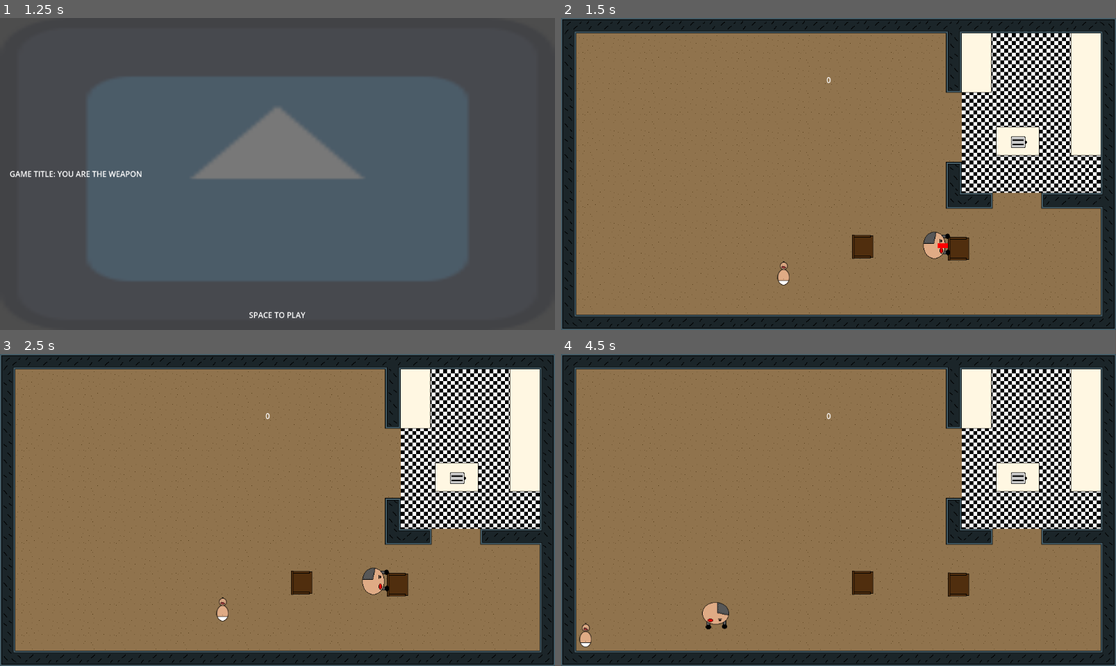
Above: before the commit, frames 1-4 (two rows, left to right).
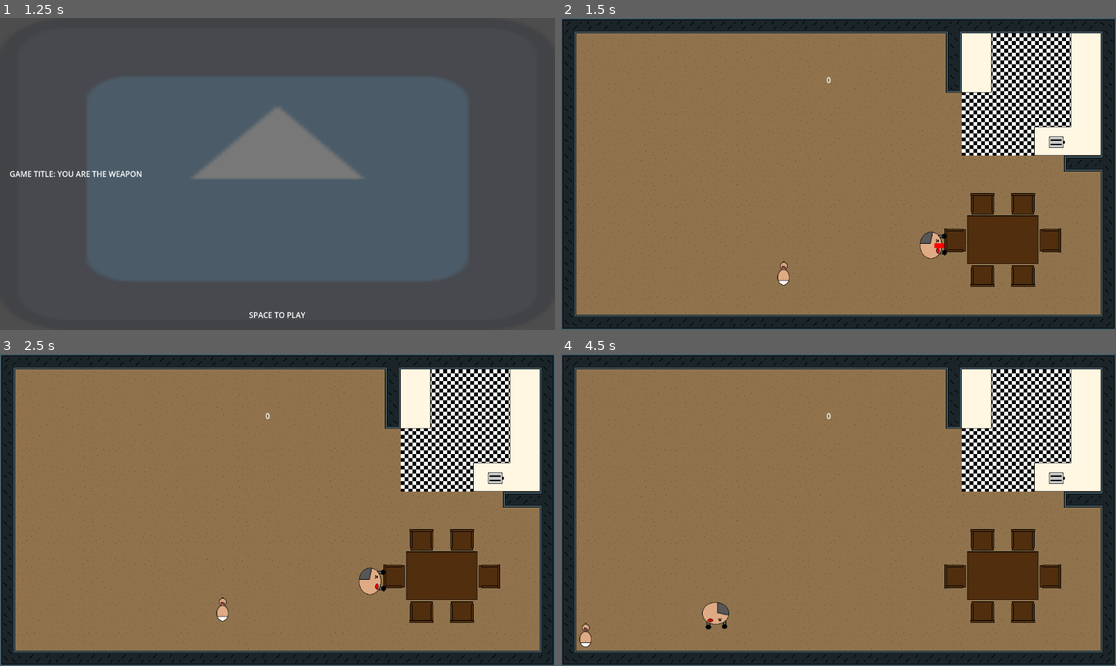
Above: after the commit, the same moments.

Repository: discoaaron/gamejam
Game: Godot game, scene res://scenes/menu/menu.tscn
The game is run twice, just before and just after one commit, with the same random seed, the same clock (stepped at 60 frames per second) and the same inputs. The engine's default icon, where the game draws it, is replaced by a stand-in: a white triangle on a blue panel in a dark square.
Inputs:
- Up to frame 1 (1.25 s): tap Enter at 0.5 s; tap A (a) at 0.6 s; tap D (d) at 0.8 s
- Up to frame 2 (1.5 s): tap Space (space) at 1.25 s; tap D (d) at 1.35 s
- Up to frame 3 (2.5 s): tap E (e) at 1.55, 2.1 s; tap Enter at 2 s; tap Q (q) at 2.3 s
- Up to frame 4 (4.5 s): tap Space (space) at 2.75, 4.25 s; tap Q (q) at 2.85 s; tap S (s) at 3.05, 3.6 s; tap Enter at 3.5 s; tap W (w) at 3.8, 4.35 s

Frame 1 is identical in both runs. In frame 2, 9.5% of the frame differs, in the area x 52-98%, y 34-87%; in frame 3, 9.5%; in frame 4, 9.3%.

Commit message:
Chairs working and dining area placed

Diff:
--- a/game/Main.tscn
+++ b/game/Main.tscn
@@ -13,6 +13,7 @@
 [ext_resource type="PackedScene" uid="uid://bk1ine5xwxmip" path="res://scenes/all_kitchen/k_bflushend.tscn" id="9_8tx62"]
 [ext_resource type="PackedScene" uid="uid://bs7lus22j3wpu" path="res://scenes/risk_objects/toaster.tscn" id="12_arlyk"]
 [ext_resource type="PackedScene" uid="uid://conjny7l1pn1y" path="res://scenes/all_furniture/chair.tscn" id="13_jkp1c"]
+[ext_resource type="PackedScene" uid="uid://xgaahnhjccj" path="res://scenes/all_furniture/table.tscn" id="14_hcyx7"]
 
 [node name="Main" type="Node2D"]
 script = ExtResource("1_m74ch")
@@ -106,23 +107,12 @@
 rotation = 3.14159
 
 [node name="walljoint2" parent="kitchenwalls" instance=ExtResource("5_x3qqu")]
-position = Vector2(1093, 380)
+position = Vector2(1093, 303)
 rotation = -1.5708
 
 [node name="wallstraightend2" parent="kitchenwalls" instance=ExtResource("6_q67f0")]
-position = Vector2(1029, 380)
-rotation = -1.5708
-
-[node name="wallcorner" parent="kitchenwalls" instance=ExtResource("2_iwlok")]
-position = Vector2(816, 380)
-rotation = 3.14159
-
-[node name="wallstraightend3" parent="kitchenwalls" instance=ExtResource("6_q67f0")]
-position = Vector2(815, 331)
-
-[node name="wallstraightend4" parent="kitchenwalls" instance=ExtResource("6_q67f0")]
-position = Vector2(864, 379)
-rotation = 1.5708
+position = Vector2(1076, 303)
+rotation = -1.5708
 
 [node name="Kitchen" type="Node" parent="."]
 
@@ -148,11 +138,7 @@
 rotation = -1.5708
 
 [node name="KBflushend" parent="Kitchen" instance=ExtResource("9_8tx62")]
-position = Vector2(933, 256)
-
-[node name="KBflushend2" parent="Kitchen" instance=ExtResource("9_8tx62")]
-position = Vector2(963, 256)
-rotation = 3.14159
+position = Vector2(1012, 256)
 
 [node name="Label" type="Label" parent="."]
 offset_left = 551.0
@@ -174,18 +160,41 @@
 offset_left = 832.0
 offset_top = 32.0
 offset_right = 1120.0
-offset_bottom = 363.0
+offset_bottom = 286.0
 texture = ExtResource("7_sk75g")
 stretch_mode = 1
 
 [node name="RiskItems" type="Node" parent="."]
 
 [node name="Toaster" parent="RiskItems" instance=ExtResource("12_arlyk")]
-position = Vector2(948, 256)
-rotation = 1.5708
-
-[node name="Chair" parent="." instance=ExtResource("13_jkp1c")]
-position = Vector2(626, 475)
-
-[node name="Chair2" parent="." instance=ExtResource("13_jkp1c")]
-position = Vector2(825, 479)
+position = Vector2(1027, 256)
+rotation = 1.5708
+
+[node name="ChairsNTable" type="Node" parent="."]
+
+[node name="Chair" parent="ChairsNTable" instance=ExtResource("13_jkp1c")]
+position = Vector2(959, 386)
+rotation = 1.5708
+
+[node name="Chair2" parent="ChairsNTable" instance=ExtResource("13_jkp1c")]
+position = Vector2(875, 386)
+rotation = 1.5708
+
+[node name="Table" parent="ChairsNTable" instance=ExtResource("14_hcyx7")]
+position = Vector2(917, 461)
+rotation = 1.5708
+
+[node name="Chair3" parent="ChairsNTable" instance=ExtResource("13_jkp1c")]
+position = Vector2(818, 462)
+
+[node name="Chair4" parent="ChairsNTable" instance=ExtResource("13_jkp1c")]
+position = Vector2(1016, 462)
+rotation = 3.14159
+
+[node name="Chair5" parent="ChairsNTable" instance=ExtResource("13_jkp1c")]
+position = Vector2(875, 536)
+rotation = -1.5708
+
+[node name="Chair6" parent="ChairsNTable" instance=ExtResource("13_jkp1c")]
+position = Vector2(959, 536)
+rotation = -1.5708
--- a/game/scenes/dad/dad.gd
+++ b/game/scenes/dad/dad.gd
@@ -5,6 +5,8 @@
 @export var dash_distance = 100
 var dashing = false
 var step_audio = false
+var sitting = false
+var sitting_timer_bool = false
 
 @export var up = "not_set"
 @export var down = "not_set"
@@ -17,6 +19,7 @@
 @onready var audio_steps: AudioStreamPlayer2D = $audio_steps
 @onready var step_timer: Timer = $audio_steps/Timer
 @onready var audio_dash: AudioStreamPlayer2D = $audio_dash
+@onready var sitting_timer: Timer = $SittingTimer
 
 var laser_scene = preload("res://scenes/laser/laser.tscn")
 var laser_instance: Node
@@ -32,9 +35,9 @@
 
 # Called every frame. 'delta' is the elapsed time since the previous frame.
 func _process(delta: float) -> void:
-	if Input.is_action_pressed(laser):
+	if Input.is_action_pressed(laser) and not sitting:
 		fire_laser(self.position, rotation_degrees)
-	if Input.is_action_just_pressed(action):
+	if Input.is_action_just_pressed(action) and not sitting:
 		if Globals.action_ready:
 			SignalManager.baby_saved.emit()
 			print("you win!!")
@@ -43,8 +46,10 @@
 			sit_in_chair(Globals.target_chair)
 		else:
 			print("not quite!")
-	if Input.is_action_just_pressed(dash):
+	if Input.is_action_just_pressed(dash) and not sitting:
 		dash_action()
+	if Input.is_action_just_pressed(action) and sitting and not sitting_timer_bool:
+		exit_chair(Globals.target_chair)
 
 func _physics_process(delta: float) -> void:
 	if not dashing:
@@ -59,19 +64,19 @@
 		move_and_collide(dash_velocity * delta)
 
 func movement_input_check() -> void:
-	if Input.is_action_pressed(up):
+	if Input.is_action_pressed(up) and not sitting:
 		velocity.y -= speed
 		rotation_degrees = -90
 		stepping()
-	if Input.is_action_pressed(down):
+	if Input.is_action_pressed(down) and not sitting:
 		velocity.y += speed
 		rotation_degrees = 90
 		stepping()
-	if Input.is_action_pressed(left):
+	if Input.is_action_pressed(left) and not sitting:
 		velocity.x -= speed
 		rotation_degrees = -180
 		stepping()
-	if Input.is_action_pressed(right):
+	if Input.is_action_pressed(right) and not sitting:
 		velocity.x += speed
 		rotation_degrees = 0
 		stepping()
@@ -111,12 +116,22 @@
 
 
 func sit_in_chair(chair: StaticBody2D) -> void:
-	chair.set_deferred("disabled", true)
+	chair.get_node("CollisionShape2D").set_deferred("disabled", true)
 	velocity = Vector2.ZERO
-	set_deferred("disabled", true)
 	position = Globals.target_chair.global_position
+	rotation_degrees = Globals.target_chair.rotation_degrees
+	sitting = true
+	sitting_timer_bool = true
+	sitting_timer.start()
 	print("Dad is now sitting in chair at:", position)
 
+func exit_chair(chair: StaticBody2D) -> void:
+	chair.get_node("CollisionShape2D").set_deferred("disabled", false)
+	sitting = false
+	print("Dad is now exiting the chair at:", position)
+
+func _on_sitting_timer_timeout() -> void:
+	sitting_timer_bool = false
 
 func on_chair_enter_area(area: Area2D) -> void:
 	if not dashing:
--- a/game/scenes/dad/dad.tscn
+++ b/game/scenes/dad/dad.tscn
@@ -45,6 +45,10 @@
 [node name="audio_dash" type="AudioStreamPlayer2D" parent="."]
 stream = ExtResource("4_6w2tv")
 
+[node name="SittingTimer" type="Timer" parent="."]
+wait_time = 0.2
+
 [connection signal="timeout" from="Timer" to="." method="_on_timer_timeout"]
 [connection signal="timeout" from="LaserTimer" to="." method="_on_laser_timer_timeout"]
 [connection signal="timeout" from="audio_steps/Timer" to="." method="_on_step_timer_timeout"]
+[connection signal="timeout" from="SittingTimer" to="." method="_on_sitting_timer_timeout"]
Not shown: 1 places in game/Main.tscn that only renumber resources
